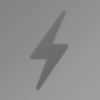
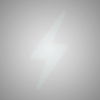
Revision of a layered 100 × 100 image; what changed, layer by layer:
added layer "front" above "bottom" over [0, 0, 100, 100]
showed "Layer 1" over [29, 8, 70, 92]
